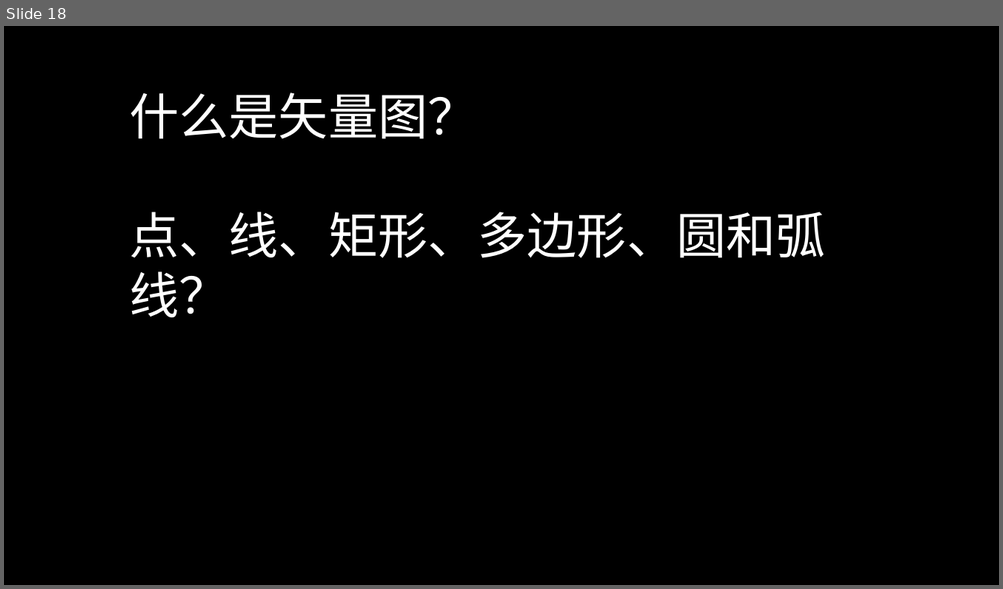
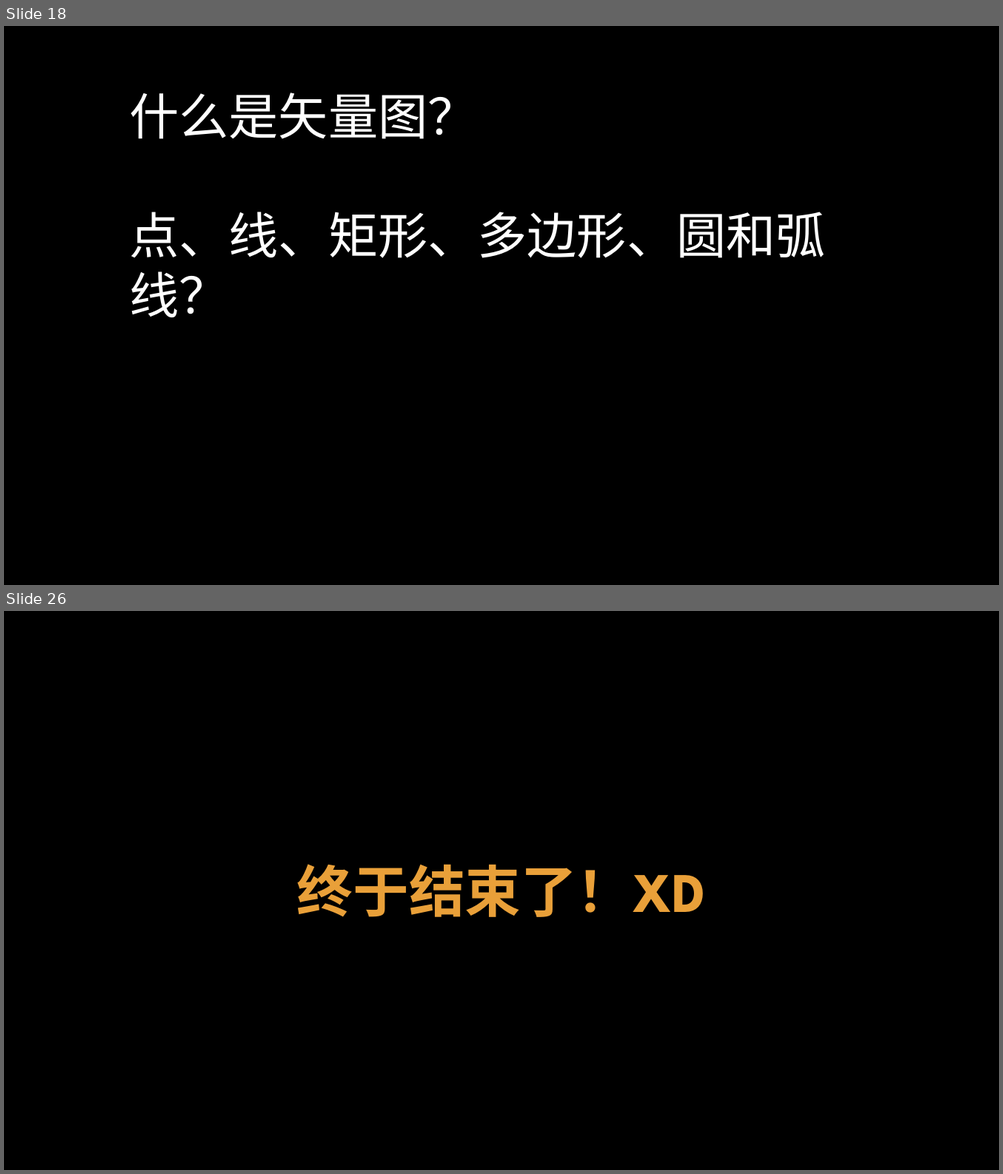
Before and after one commit to TomisTony/Techshare, a slide deck: 初探多媒体.pptx. Shown one above the other, each under a label of ours: slide 18 before the commit, slides 18 and 26 after it; the slides between them are not shown. The pictures are 1003x589 and 1003x1174 pixels, drawn with LibreOffice and Linux fonts; fonts in the diff are those of the drawing; background and template pictures are left out. Boxes give left, top, right and bottom in pixels: in the first picture for what was removed or moved away, otherwise in the second. Text is boxed around its words. In the diff, an @@ line names an element or a change of style, - is before the commit and + after.

```diff
--- a/初探多媒体.pptx
+++ b/初探多媒体.pptx
@@ slide 26 added at box(4, 611, 999, 1170), background picture (left out) @@
@@ text added at box(297, 864, 706, 917), 54 pt, text #E9A039, bold @@
+终于结束了！XD
```
Also in this commit, not shown: 4 slides changed, 6 other slides added, 6 other files.
